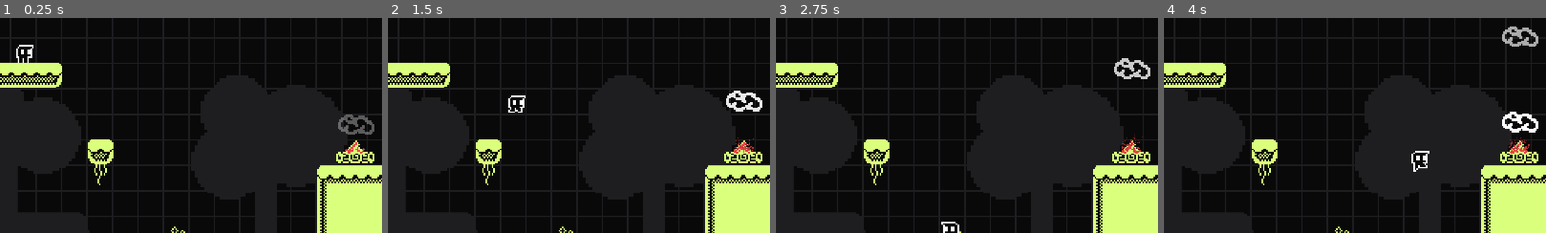
Above: before the commit, frames 1-4 (left to right).
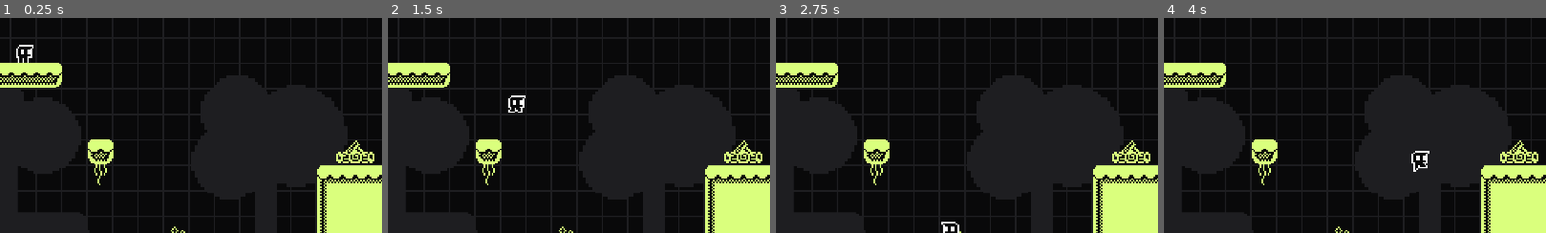
Above: after the commit, the same moments.

Repository: Grumelkeks/GO2024-Secrets
Game: Godot game, scene res://Stages/StartArea/start_area.tscn
Same seed, same stepped clock (60 frames per second), same inputs: the game is played once before the commit and once after it.
Inputs:
- Up to frame 1 (0.25 s): no input
- Up to frame 2 (1.5 s): hold D (right) from 0.53 s (still down); tap Space (jump) at 0.77 s
- Up to frame 3 (2.75 s): tap Space (jump) at 1.52 s; release D (right) at 2.03 s; hold A (left) from 2.03 s (still down)
- Up to frame 4 (4 s): release A (left) at 2.78 s; hold D (right) from 2.78 s (still down); tap Space (jump) at 3.02, 3.77 s
The pictures show only the part of the screen within x 18-68%, y 31-81%; the shares and areas given below are measured in that part.

The runs differ from the first frame. In frame 1, 0.5% of the frame differs, in the area x 88-98%, y 44-64%; in frame 2, 0.6%; in frame 3, 0.6%; in frame 4, 1.1%, in the area x 88-98%, y 3-64%.

Commit message:
Campfire Deactivated

Diff:
--- a/Assets/Globals/ending_storage/ending_storage.gd
+++ b/Assets/Globals/ending_storage/ending_storage.gd
@@ -7,7 +7,7 @@
 @export var torches_ending: Ending = preload("res://Assets/Globals/ending_storage/Endings/CaveTorches/cave_torches.tres")
 var once = true
 
-var campfire_lit = true
+var campfire_lit = false
 
 var count_end = 4
 var rows_done: Array[bool] = [false, false, false]
Not shown, changed: Export/index.apple-touch-icon.png.import
Not shown, changed: Export/index.icon.png.import
Not shown, changed: Export/index.png.import
Not shown, changed: Export/index.html
Not shown, changed: Export/index.pck
Not shown, changed: Export/trailOfSecrets.zip
